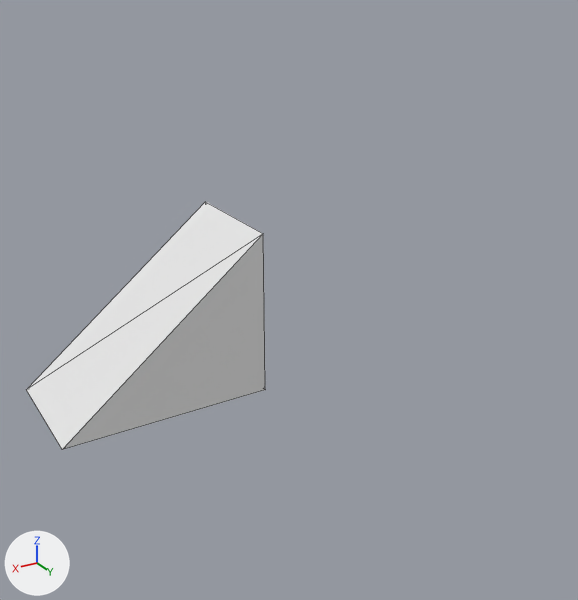
Before and after pictures for a commit that changed the FBX model NewPrisonersTV/Assets/_Art/Environment/UnderGroundKit/Mesh/SM_Standard_Ramp_01.fbx.
Camera for both pictures: a 50 mm lens placed at (3.32, 17.98, 9.73), pointed at (-5.23, 3.74, 2.61). Every picture has the same lights, and +X, +Y and +Z are marked at lower left. Mesh edges are drawn as thin lines. Where no turn or scale is listed for an object, it has been applied to the vertices.

The first picture shows 'SM_Standard_Ramp_01'.
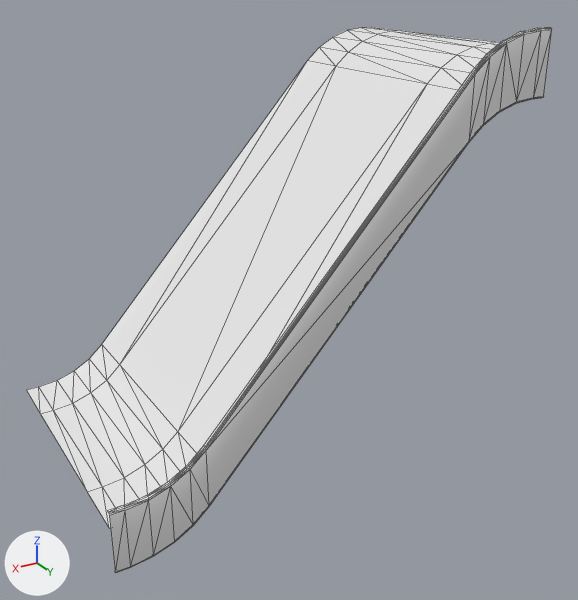
Location of each change, [x1, y1, x2, y2] in pixels of the pictures (578 x 600 px):
```json
{"object": "SM_Standard_Ramp_01", "change": "reshaped", "before": [26, 202, 265, 449], "after": [26, 27, 552, 573], "on screen": "120% wider, 121% taller"}
{"part": 1, "of": "me_mesh", "change": "added", "after": [108, 27, 552, 573]}
{"part": 2, "of": "me_mesh", "change": "built on", "before": [26, 202, 265, 449], "after": [26, 27, 500, 528]}
```

Edits to the scene script, one JSON object a line:
```json
{"block": "me_mesh", "where": "# used by ob_sm_standard_ramp_01; location = (0.0, 0.0, 0.0)"}
{"op": "remove", "block": "me_mesh", "code": "me_mesh.from_pydata(...)  # 6 vertices, 8 faces; spans x -5.0..0.0, y 0.0..3.0, z 0.0..4.0"}
{"op": "add", "block": "me_mesh", "code": "me_mesh.from_pydata(...)  # 144 vertices, 220 faces; spans x -10.0..0.0, y 0.0..6.1, z -1.0..8.4"}
{"block": "me_mesh", "change": "me_mesh part 1: a new loose piece of 96 vertices spanning x -10.0..0.0, y 6.0..6.1, z -1.0..8.4, in mat_default (white #e7e7e7)"}
{"block": "me_mesh", "change": "me_mesh part 2"}
{"block": "me_mesh", "change": "5 vertices are removed from x -5.0..0.0, y 0.0..3.0, z 0.0..4.0"}
{"block": "me_mesh", "change": "8 faces are deleted"}
{"block": "me_mesh", "change": "23 vertices are added at x -10.0..0.0, y 0.0..4.71, z 0.0..8.0"}
{"block": "me_mesh", "change": "24 new vertices lie (0.0, 1.29, 0.0) away from vertices in x -10.0..0.0, y 0.0..4.71, z 0.0..8.0"}
{"block": "me_mesh", "change": "66 new faces join them"}
```
